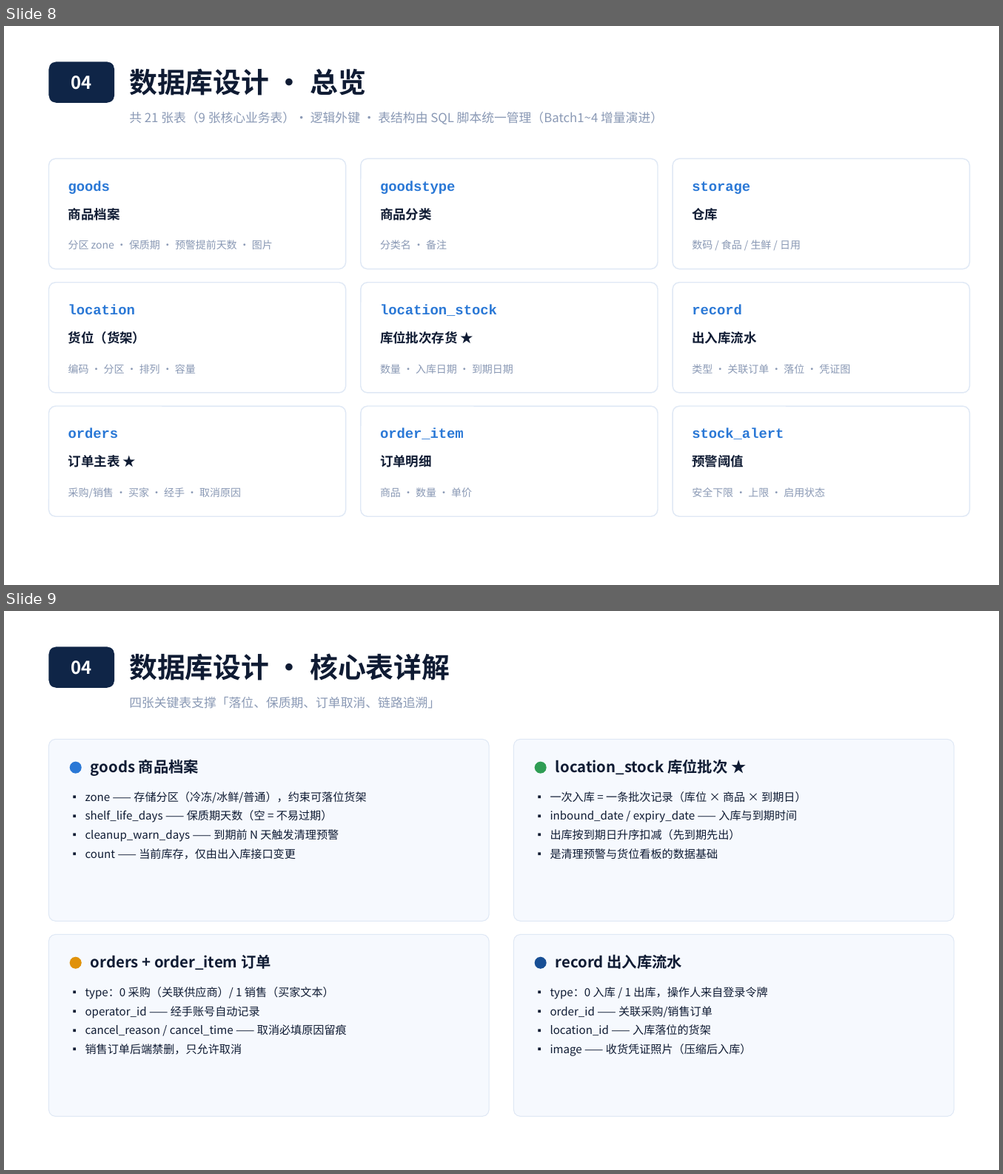
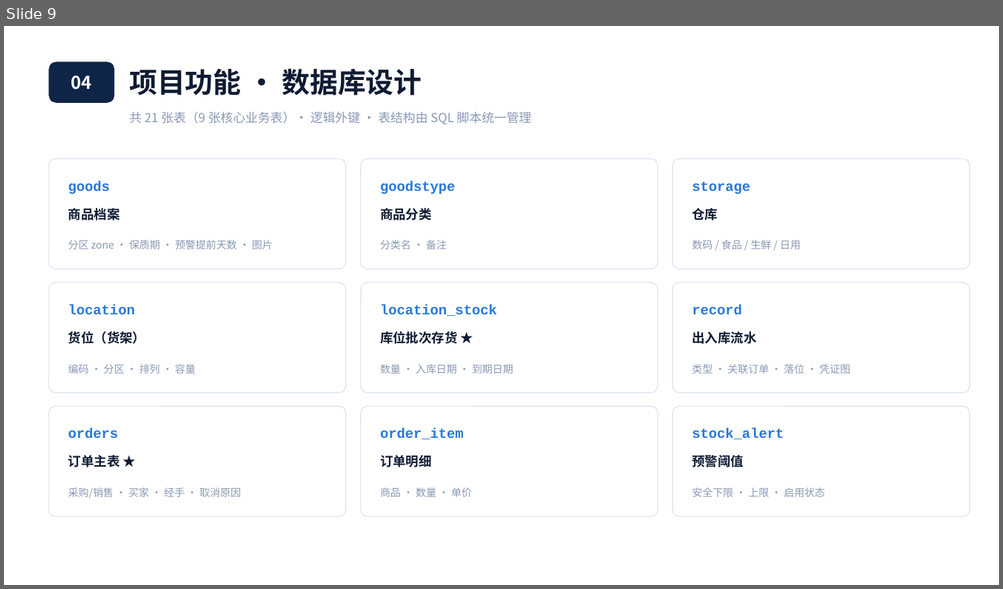
Before and after one commit to bal483836-ctrl/Warehouse_MS, a slide deck: 小明智库-答辩汇报.pptx. Shown one above the other, each under a label of ours: slides 8 and 9 before the commit, slide 9 after it. The pictures are 1003x1174 and 1003x589 pixels, drawn with LibreOffice and Linux fonts; fonts in the diff are those of the drawing. Boxes give left, top, right and bottom in pixels: in the first picture for what was removed or moved away, otherwise in the second. Text is boxed around its words. In the diff, an @@ line names an element or a change of style, - is before the commit and + after.

```diff
--- a/小明智库-答辩汇报.pptx
+++ b/小明智库-答辩汇报.pptx
@@ slide 9 removed at [4,611,999,1170], background #FFFFFF @@
@@ rounded rectangle removed at [48,647,114,688] @@
@@ text removed at [129,653,449,681] @@
-数据库设计 · 核心表详解
@@ text removed at [71,661,92,675] @@
-04
@@ text removed at [129,697,440,709] @@
-四张关键表支撑「落位、保质期、订单取消、链路追溯」
@@ rounded rectangle removed at [48,739,489,921] @@
@@ rounded rectangle removed at [514,739,954,921] @@
@@ ellipse removed at [70,762,82,774] @@
@@ text removed at [91,759,199,776] @@
-goods 商品档案
@@ ellipse removed at [535,762,546,774] @@
@@ text removed at [555,759,727,775] @@
-location_stock 库位批次 ★
@@ text removed at [85,792,366,860] @@
-▪ zone —— 存储分区（冷冻/冰鲜/普通），约束可落位货架
-▪ shelf_life_days —— 保质期天数（空 = 不易过期）
-▪ cleanup_warn_days —— 到期前 N 天触发清理预警
-▪ count —— 当前库存，仅由出入库接口变更
@@ text removed at [550,792,805,860] @@
-▪ 一次入库 = 一条批次记录（库位 × 商品 × 到期日）
-▪ inbound_date / expiry_date —— 入库与到期时间
-▪ 出库按到期日升序扣减（先到期先出）
-▪ 是清理预警与货位看板的数据基础
@@ rounded rectangle removed at [48,935,489,1117] @@
@@ rounded rectangle removed at [514,935,954,1117] @@
@@ ellipse removed at [70,957,82,969] @@
@@ text removed at [91,955,271,970] @@
-orders + order_item 订单
@@ ellipse removed at [535,957,546,969] @@
@@ text removed at [555,954,682,969] @@
-record 出入库流水
@@ text removed at [85,987,347,1055] @@
-▪ type：0 采购（关联供应商）/ 1 销售（买家文本）
-▪ operator_id —— 经手账号自动记录
-▪ cancel_reason / cancel_time —— 取消必填原因留痕
-▪ 销售订单后端禁删，只允许取消
@@ text removed at [550,987,767,1056] @@
-▪ type：0 入库 / 1 出库，操作人来自登录令牌
-▪ order_id —— 关联采购/销售订单
-▪ location_id —— 入库落位的货架
-▪ image —— 收货凭证照片（压缩后入库）
@@ what was slide 8 is now slide 9 @@
@@ slide 9 changed as well @@
@@ text at [129,68,421,96]: text changed @@
-数据库设计 · 总览
+项目功能 · 数据库设计
@@ text at [129,112,532,124]: text changed @@
-共 21 张表（9 张核心业务表）· 逻辑外键 · 表结构由 SQL 脚本统一管理（Batch1~4 增量演进）
+共 21 张表（9 张核心业务表）· 逻辑外键 · 表结构由 SQL 脚本统一管理
```
Also in this commit, not shown: 13 other slides changed, 3 slides added, 2 other slides removed.
